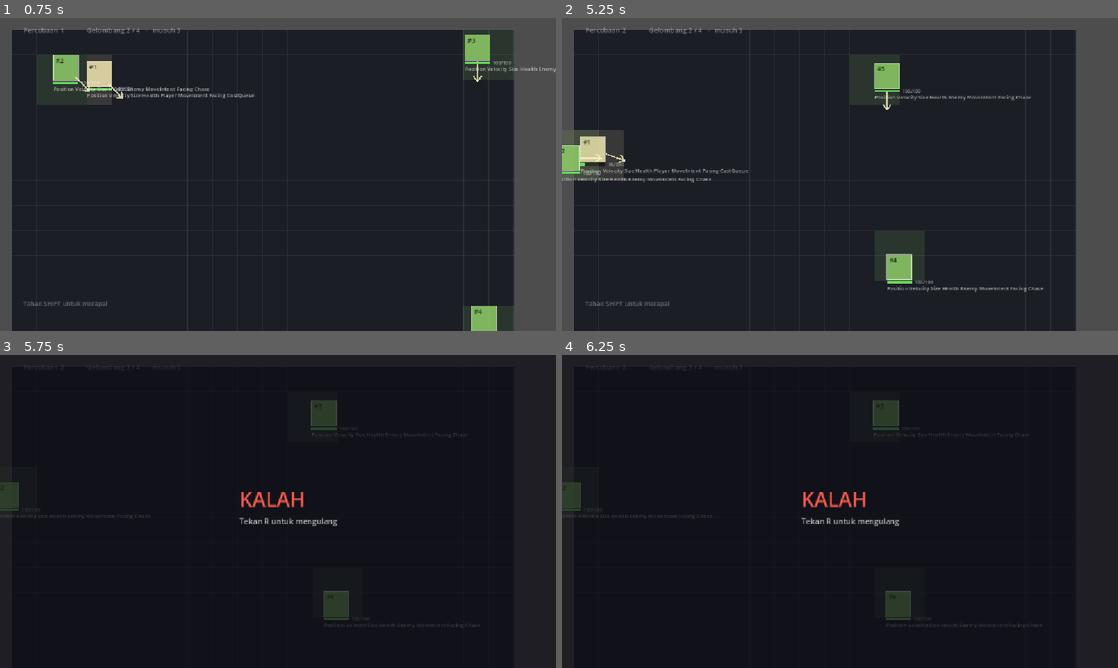
Above: before the commit, frames 1-4 (two rows, left to right).
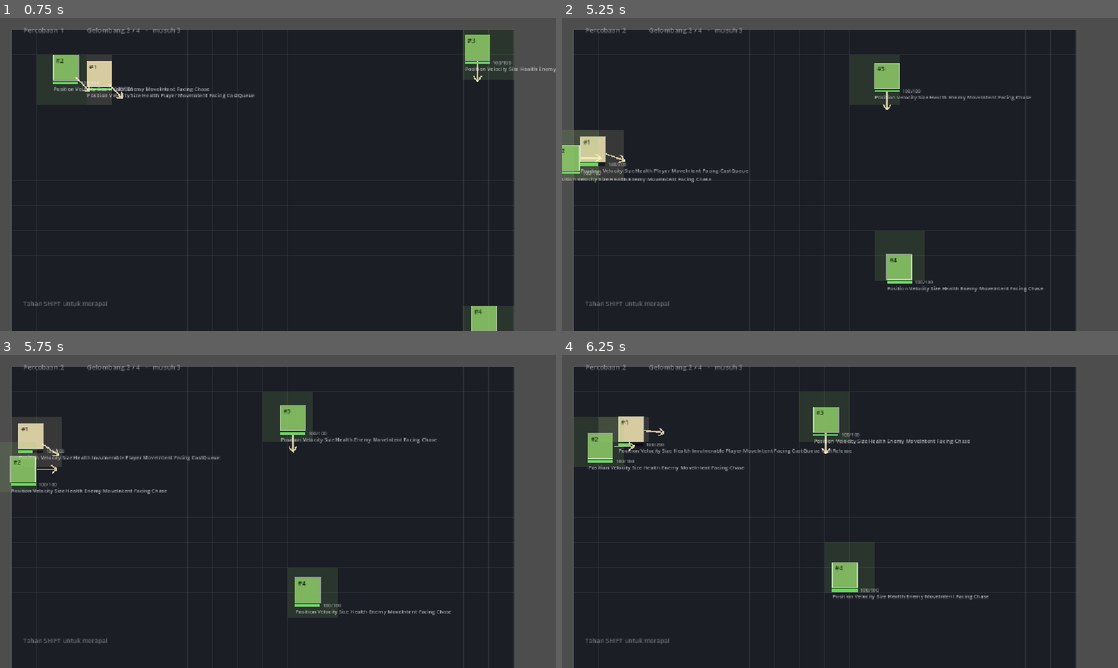
Above: after the commit, the same moments.

Repository: Ahingg/amalgaform
Game: Godot game, scene res://view/main.tscn
Same seed, same stepped clock (60 frames per second), same inputs: the game is played once before the commit and once after it.
Inputs (mouse positions are in pixels of both pictures, inside the frame that each line leads up to):
- Up to frame 1 (0.75 s): tap Enter at 0.5 s; move the mouse to (250, 237) at 0.52 s; hold W from 0.53 s (still down); tap Space at 0.6 s; click (250, 237) at 0.67 s
- Up to frame 2 (5.25 s): tap Space at 0.77, 1.07, 1.52, 1.55, 1.82, 2.3, 3.02, 3.05, 3.32, 3.77, 3.8, 4.07, 4.52, 4.55, 4.82, 5.1 s; move the mouse to (1006, 221) at 1.27 s; tap Shift at 1.35 s; move the mouse to (673, 127) at 2.02 s; release W at 2.03 s; hold A 2.03-3.53 s; tap R at 2.1 s; move the mouse to (867, 174) at 2.77 s; tap J at 2.85 s; click (867, 174) at 2.92 s; move the mouse to (756, 96) at 3.52 s; hold S 3.53-4.28 s; tap K at 3.6 s; move the mouse to (962, 158) at 4.27 s; hold D 4.28-5.03 s; tap L at 4.35 s; move the mouse to (728, 190) at 5.02 s; hold W from 5.03 s (still down); click (728, 190) at 5.17 s
- Up to frame 3 (5.75 s): keep holding W
- Up to frame 4 (6.25 s): move the mouse to (895, 442) at 5.77 s; release W at 5.78 s; hold D from 5.78 s (still down); tap Shift at 5.85 s; tap Space at 6.02, 6.05 s

Frame 1 is identical in both runs. In frame 2, less than 0.1% of the frame differs, in the area x 4-12%, y 46-48%; in frame 3, 20%; in frame 4, 21%, in the area x 0-100%, y 0-100%.

Commit message:
view: input dash (SPACE) + tampilan waktu lari
SPACE cuma menempelkan DashIntent, bukan langsung mendorong. Yang memutuskan
boleh atau tidak (cooldown, efek lain) itu sim — lapisan input tetap hanya
menyatakan niat, seperti MoveIntent dan CastRelease.

Waktu lari ditampilkan di bar atas dan di layar menang/kalah. Tanpa itu
efisiensi cuma perasaan; dengan itu pemain bisa melihat dirinya membaik —
percobaan ke-12 tapi waktunya separuh percobaan ke-3. Itu yang bikin
"pemahaman terbayar" jadi terukur, bukan sekadar klaim di dokumen.

Tampilan aman kalau komponen RunTime belum ada.

Co-Authored-By: Claude Opus 5 <noreply@anthropic.com>
Claude-Session: https://claude.ai/code/session_01Qk43F2z5yDt92vTyEtoTz3

Diff:
--- a/challenge-6/sim/systems/wave_system.gd
+++ b/challenge-6/sim/systems/wave_system.gd
@@ -3,9 +3,9 @@
 
 const WAVES := [
 	{ "count": 3, "hp": 100, "at": [[0,0], [20, 0], [20, 12]]},
-	{ "count": 3, "hp": 150, "at": [[0,0], [20, 0], [20, 12]]},
-	{ "count": 5, "hp": 150, "at": [[0,0], [20, 0], [20, 12], [19, 11], [19, 0]]},
-	{ "count": 8, "hp": 150, "at": [[0,0], [20, 0], [20, 12], [19, 11], [19, 0], [1, 1], [19, 0], [1, 11]]},
+	{ "count": 4, "hp": 120, "at": [[0,0], [20, 0], [20, 12], [0, 12]]},
+	{ "count": 5, "hp": 140, "at": [[0,0], [20, 0], [20, 12], [19, 11], [19, 0]]},
+	{ "count": 6, "hp": 160, "at": [[0,0], [20, 0], [20, 12], [19, 11], [19, 0], [1, 1], [19, 0], [1, 11]]},
 ]
 
 static func process(world: World, _delta: float) -> void:
@@ -15,7 +15,7 @@
 		var wave: Scalar = world.get_component_value(Comp.ROUND_WAVE, r)
 		if world.entity_have_component(Comp.DELAY, r) or not enemies.is_empty():
 			continue
-		if wave.value > Tuning.WAVE_COUNT:
+		if wave.value > Tuning.WAVE_COUNT and not world.entity_have_component(Comp.WON, r):
 			world.attach_component(Comp.WON, r)
 			continue
 		var data: Dictionary = WAVES[wave.value-1]
--- a/challenge-6/sim/tuning.gd
+++ b/challenge-6/sim/tuning.gd
@@ -104,6 +104,6 @@
 const WET_SLOW := 0.5
 const WET_DURATION := 2.0
 
-const MELEE_DAMAGE := 55.0
+const MELEE_DAMAGE := 20.0
 
 const SPELL_HOLD_BASE_MODIFIER := 0.08
--- a/challenge-6/view/player_input.gd
+++ b/challenge-6/view/player_input.gd
@@ -80,6 +80,24 @@
 		world.attach_component(ViewConfig.FACING, id, Vec2.new(dir.x, dir.y))
 
 
+# SPACE cuma nempelin NIAT, bukan langsung ngedorong. Yang mutusin boleh apa
+# engga (lagi cooldown, lagi kena efek, dll) itu sim, bukan lapisan input.
+# Penanda kejadian, dimakan dan dicabut DashSystem di frame yang sama.
+func _unhandled_input(event: InputEvent) -> void:
+	if not (event is InputEventKey) or not event.pressed or event.echo:
+		return
+	if event.keycode != KEY_SPACE:
+		return
+
+	var world = _get_world()
+	if world == null:
+		return
+	var query: Array[String] = [ViewConfig.PLAYER]
+	for id in world.get_entities_with_comp(query):
+		world.attach_component(ViewConfig.DASH_INTENT, id, {})
+	get_viewport().set_input_as_handled()
+
+
 func _read_direction() -> Vector2:
 	var dir := Vector2.ZERO
 
--- a/challenge-6/view/round_ui.gd
+++ b/challenge-6/view/round_ui.gd
@@ -67,12 +67,12 @@
 	# dibersihkan waktu mulai lagi.
 	var round_q: Array[String] = [ViewConfig.ROUND, ViewConfig.WON]
 	if not world.get_entities_with_comp(round_q).is_empty():
-		_draw_ended("MENANG", Color(0.55, 0.9, 0.5))
+		_draw_ended(world, "MENANG", Color(0.55, 0.9, 0.5))
 		return
 
 	var player_q: Array[String] = [ViewConfig.PLAYER]
 	if world.get_entities_with_comp(player_q).is_empty():
-		_draw_ended("KALAH", Color(0.95, 0.35, 0.3))
+		_draw_ended(world, "KALAH", Color(0.95, 0.35, 0.3))
 
 
 func _draw_attempt(attempt: int) -> void:
@@ -94,17 +94,33 @@
 	var alive: int = world.get_entities_with_comp(enemy_q).size()
 
 	var shown: int = mini(int(wave.value), Tuning.WAVE_COUNT)
-	draw_string(_font, Vector2(180, 30),
-		"Gelombang %d / %d   ·   musuh %d" % [shown, Tuning.WAVE_COUNT, alive],
+	var line := "Gelombang %d / %d   ·   musuh %d" % [shown, Tuning.WAVE_COUNT, alive]
+
+	# Waktu lari ditampilkan bareng gelombang supaya efisiensi jadi angka, bukan
+	# cuma perasaan. Digabung dengan penghitung percobaan, pemain bisa melihat
+	# dirinya membaik: percobaan ke-12 tapi waktunya separuh percobaan ke-3.
+	if world.entity_have_component(ViewConfig.RUN_TIME, rounds[0]):
+		var rt = world.get_component_value(ViewConfig.RUN_TIME, rounds[0])
+		line += "   ·   %.1fs" % rt.value
+
+	draw_string(_font, Vector2(180, 30), line,
 		HORIZONTAL_ALIGNMENT_LEFT, -1, 14, Color(1, 1, 1, 0.45))
 
 
-func _draw_ended(text: String, color: Color) -> void:
+func _draw_ended(world, text: String, color: Color) -> void:
 	var size := get_viewport_rect().size
 	draw_rect(Rect2(Vector2.ZERO, size), Color(0.05, 0.05, 0.08, 0.72), true)
 
 	var center := size * 0.5
 	draw_string(_font, center + Vector2(-80, -10), text,
 		HORIZONTAL_ALIGNMENT_LEFT, -1, 42, color)
-	draw_string(_font, center + Vector2(-80, 26), "Tekan R untuk mengulang",
+
+	var round_q: Array[String] = [ViewConfig.ROUND, ViewConfig.RUN_TIME]
+	var rounds: Array[int] = world.get_entities_with_comp(round_q)
+	if not rounds.is_empty():
+		var rt = world.get_component_value(ViewConfig.RUN_TIME, rounds[0])
+		draw_string(_font, center + Vector2(-80, 22), "Waktu %.1f detik" % rt.value,
+			HORIZONTAL_ALIGNMENT_LEFT, -1, 18, Color(1, 1, 1, 0.8))
+
+	draw_string(_font, center + Vector2(-80, 52), "Tekan R untuk mengulang",
 		HORIZONTAL_ALIGNMENT_LEFT, -1, 16, Color(1, 1, 1, 0.7))
--- a/challenge-6/view/view_config.gd
+++ b/challenge-6/view/view_config.gd
@@ -31,6 +31,9 @@
 const WON := "Won"
 const ROUND_WAVE := "RoundWave"
 const ENEMY := "Enemy"
+const DASH_INTENT := "DashIntent"
+const DASH_COOLDOWN := "DashCooldown"
+const RUN_TIME := "RunTime"
 const LAUNCH_SPELL := "LaunchSpell"
 
 # The rune symbols the player types. These must match sim/comp.gd exactly —
